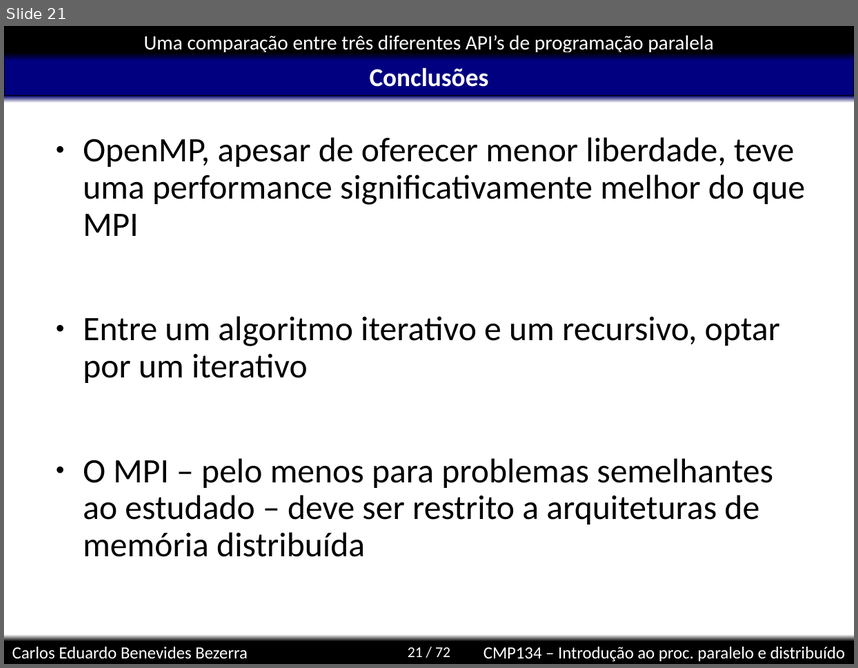
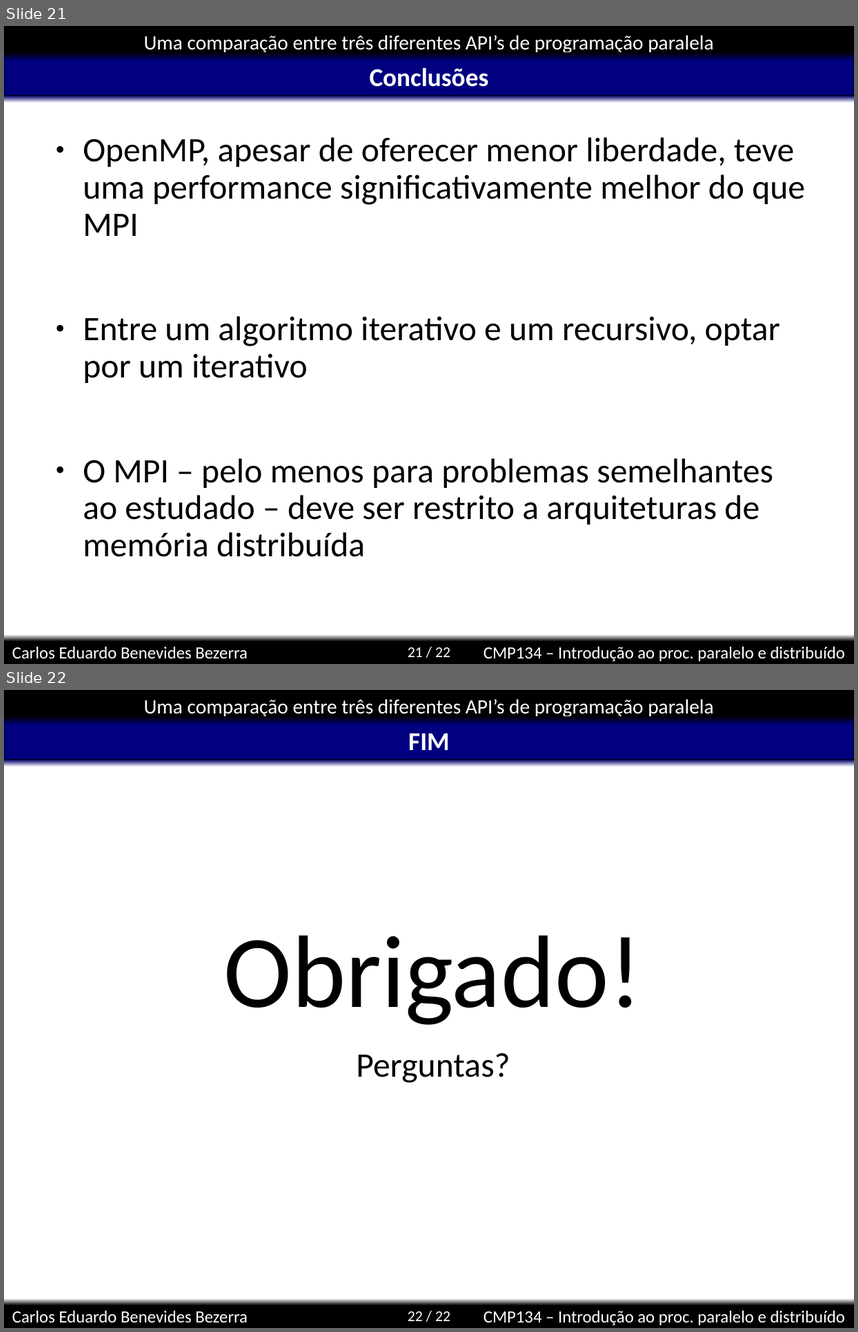
Before and after one commit to kdubezerra/kdubezerra, a slide deck: disciplinas/cmp134/mmat/mmat.ppt. Shown one above the other, each under a label of ours: slide 21 before the commit, slides 21 and 22 after it. The pictures are 858x668 and 858x1332 pixels, drawn with LibreOffice and Linux fonts; fonts in the diff are those of the drawing; background and template pictures are left out. Boxes give left, top, right and bottom in pixels: in the first picture for what was removed or moved away, otherwise in the second. Text is boxed around its words. In the diff, an @@ line names an element or a change of style, - is before the commit and + after.

```diff
--- a/disciplinas/cmp134/mmat/mmat.ppt
+++ b/disciplinas/cmp134/mmat/mmat.ppt
@@ slide 22 added at [4,690,854,1328], background #FFFFFF; not listed: 8 template elements that a slide beside it also shows @@
@@ title added at [408,733,450,750], 24 pt, text #FFFFFF, bold @@
+FIM
@@ text added at [224,935,643,1083], 32 pt, text #000000 @@
+Obrigado!
+Perguntas?
@@ page number at [408,647,450,657]: text changed @@
-21 / 72
+21 / 22
```
Also in this commit, not shown: 2 slides changed, 2 other files.
